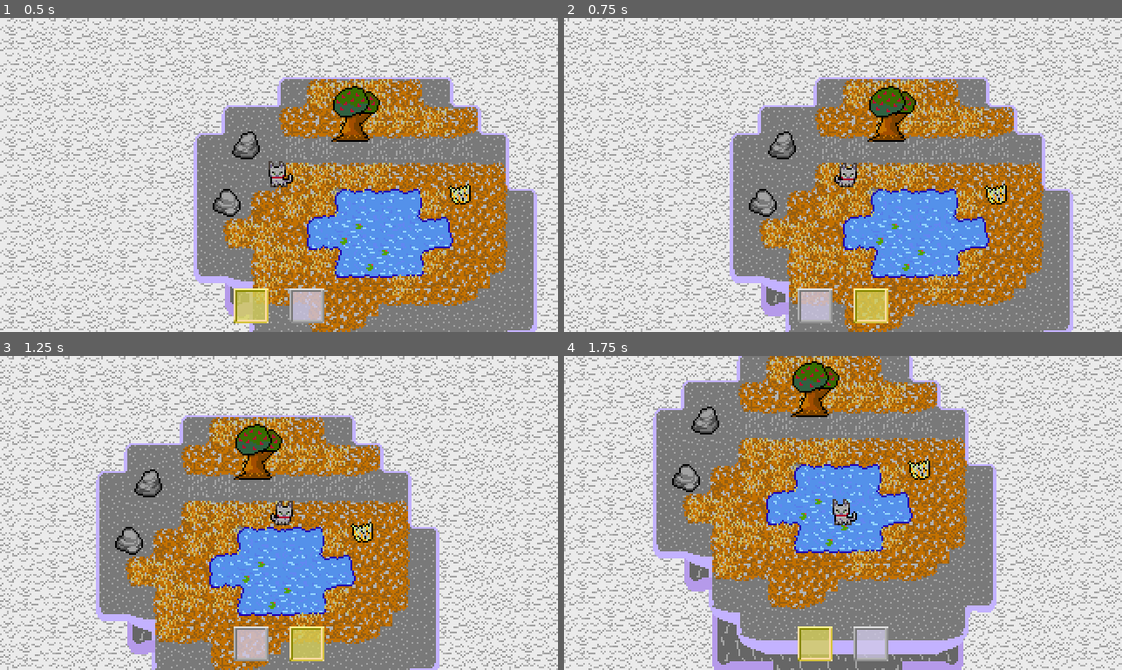
Above: before the commit, frames 1-4 (two rows, left to right).
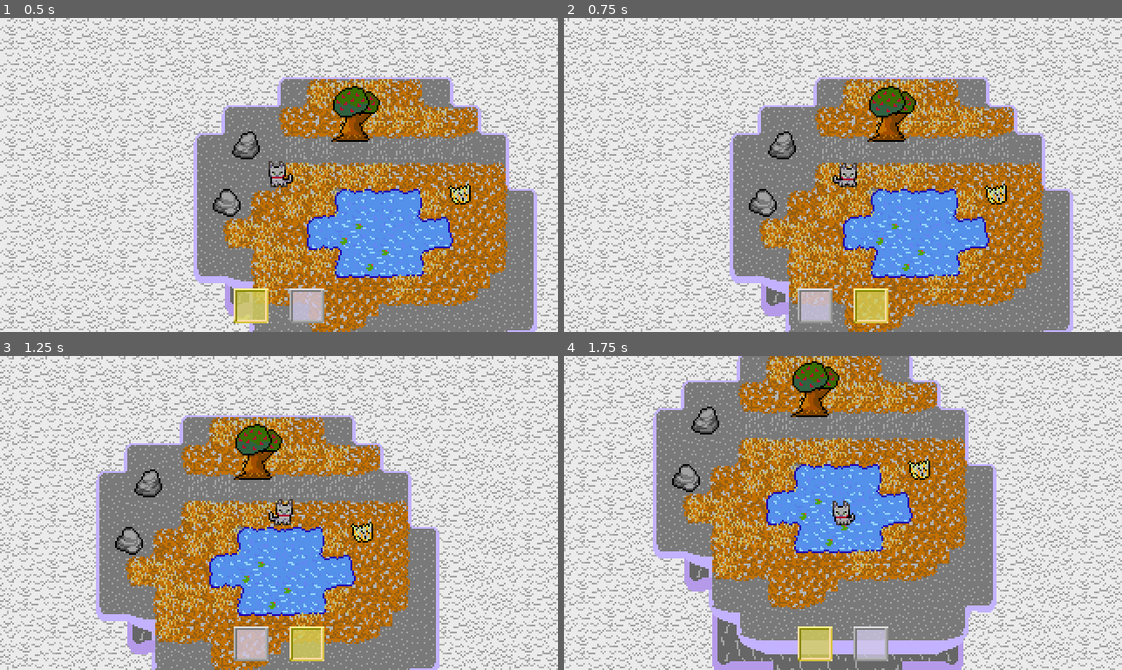
Above: after the commit, the same moments.

Repository: Tsunami014/SkyIslands
Game: Godot game, scene res://Main.tscn
The game is run twice, just before and just after one commit, with the same random seed, the same clock (stepped at 60 frames per second) and the same inputs.
Inputs:
- Up to frame 1 (0.5 s): no input
- Up to frame 2 (0.75 s): tap Enter at 0.5 s; hold Right (move_right) from 0.53 s (still down); tap Tab (change_hotbar) at 0.6 s
- Up to frame 3 (1.25 s): keep holding Right (move_right); tap Space (collect) at 0.8 s
- Up to frame 4 (1.75 s): release Right (move_right) at 1.28 s; hold Down (move_down) from 1.28 s (still down); tap Space (collect) at 1.35 s; tap Tab (change_hotbar) at 1.55 s

Frame 1 is identical in both runs. In frame 2, less than 0.1% of the frame differs, in the area x 48-53%, y 50-54%; in frame 3, 0.1%, in the area x 48-53%, y 45-54%; in frame 4, 0.1%.

Commit message:
Added signals to make it more efficient!

Diff:
--- a/game/Main.tscn
+++ b/game/Main.tscn
@@ -51,7 +51,7 @@
 }],
 "loop": true,
 "name": &"Walk",
-"speed": 5.0
+"speed": 8.0
 }]
 
 [sub_resource type="RectangleShape2D" id="RectangleShape2D_20pc6"]
--- a/game/collect.gd
+++ b/game/collect.gd
@@ -23,6 +23,7 @@
 			if body is Player:
 				done = true
 				Items.inventory.append(item)
+				Items.inventoryUpdate.emit()
 				if hide:
 					$Img.hide()
 				else:
--- a/game/hotbar.gd
+++ b/game/hotbar.gd
@@ -8,6 +8,8 @@
 	if !Engine.is_editor_hint():
 		index = Items.maxHotbar
 		Items.maxHotbar = index + 1
+
+	Items.hotbarUpdate.connect(updateImg)
 
 	texture = AtlasTexture.new()
 	texture.atlas = preload("res://assets/gui.png")
@@ -20,10 +22,6 @@
 	add_child(tex)
 	updateImg()
 
-
-func _process(_delta: float) -> void:
-	updateImg()
-
 func updateImg() -> void:
 	texture.region = Rect2(20 if Items.hotbarSel == index else 0, 0, 20, 20)
 
--- a/game/items.gd
+++ b/game/items.gd
@@ -1,5 +1,7 @@
-extends RefCounted
-class_name Items
+extends Node
+
+signal inventoryUpdate()
+signal hotbarUpdate()
 
 static var inventory: Array = []
 static var hotbarSel: int = 0
@@ -18,3 +20,6 @@
 	if vec:
 		return Rect2(vec * 16, Vector2(16, 16))
 	return Rect2(0, 0, 16, 16)
+
+func _ready() -> void:
+	inventoryUpdate.connect(hotbarUpdate.emit)
--- a/game/player.gd
+++ b/game/player.gd
@@ -9,6 +9,7 @@
 func _physics_process(_delta):
 	if Input.is_action_just_pressed("change_hotbar"):
 		Items.hotbarSel = (Items.hotbarSel + 1) % Items.maxHotbar
+		Items.hotbarUpdate.emit()
 
 	var input_dir = Input.get_vector("move_left", "move_right", "move_up", "move_down")
 	velocity = input_dir * speed
--- a/game/project.godot
+++ b/game/project.godot
@@ -14,6 +14,10 @@
 run/main_scene="uid://bhnednmpbc5cx"
 config/features=PackedStringArray("4.5", "Forward Plus")
 config/icon="res://icon.svg"
+
+[autoload]
+
+Items="*res://items.gd"
 
 [display]
 
